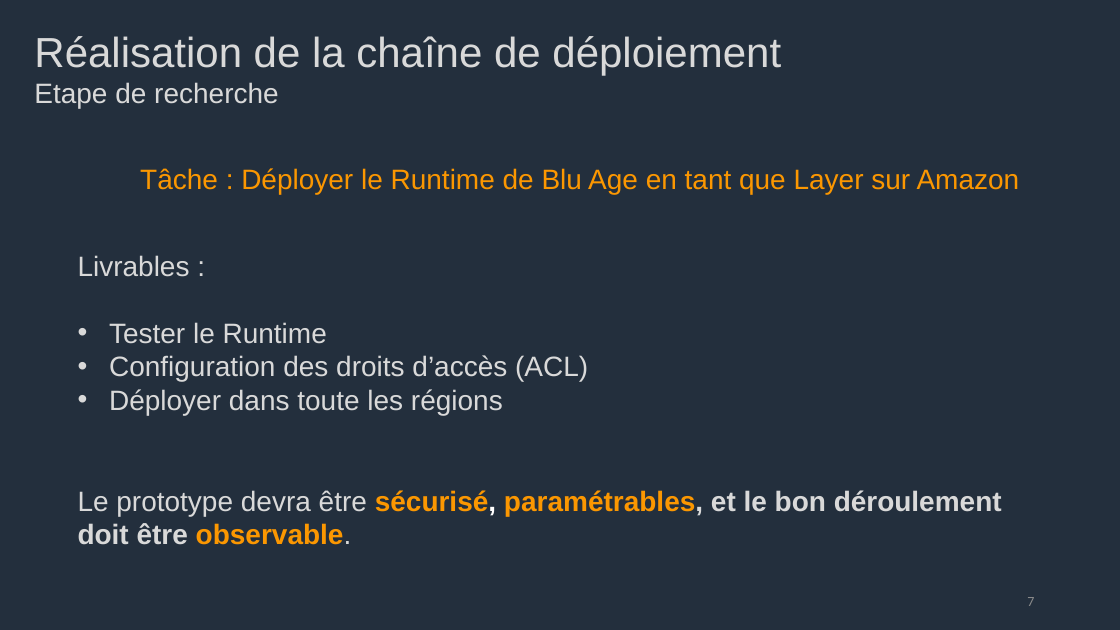
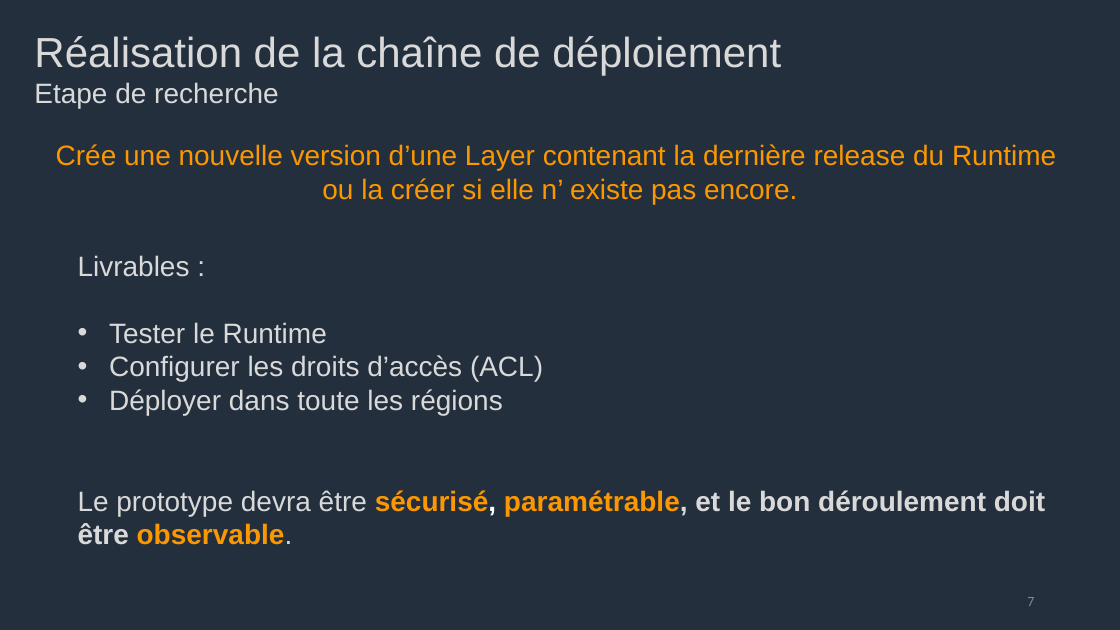
Before and after one commit to Sand-jrd/HelloPipepline, a slide deck: slide 7 of Rendu/DiapoPourSoutenance.pptx. Drawn at 1120x630 pixels with LibreOffice and Linux fonts; fonts in the diff are those of the drawing. Boxes give left, top, right and bottom in pixels: in the first picture for what was removed or moved away, otherwise in the second. Text is boxed around its words. In the diff, an @@ line names an element or a change of style, - is before the commit and + after.

```diff
--- a/Rendu/DiapoPourSoutenance.pptx
+++ b/Rendu/DiapoPourSoutenance.pptx
@@ text at <box>56,144,1056,204</box>: text changed @@
-Tâche : Déployer le Runtime de Blu Age en tant que Layer sur Amazon
+Crée une nouvelle version d’une Layer contenant la dernière release du Runtime
+ou la créer si elle n’ existe pas encore.
@@ text at <box>109,355,543,382</box>: text changed @@
-• Configuration des droits d’accès (ACL)
+• Configurer les droits d’accès (ACL)
@@ text at <box>78,490,1045,545</box>: text changed @@
-Le prototype devra être sécurisé, paramétrables, et le bon déroulement doit être observable.
+Le prototype devra être sécurisé, paramétrable, et le bon déroulement doit être observable.
```
Also in this commit, not shown: 4 other files.
